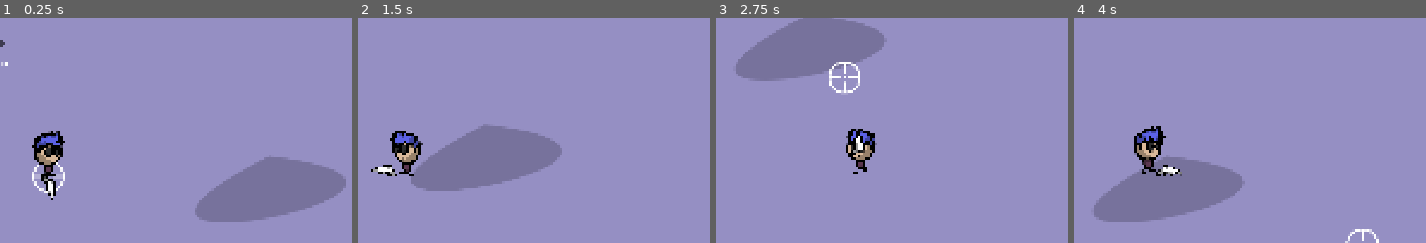
Above: before the commit, frames 1-4 (left to right).
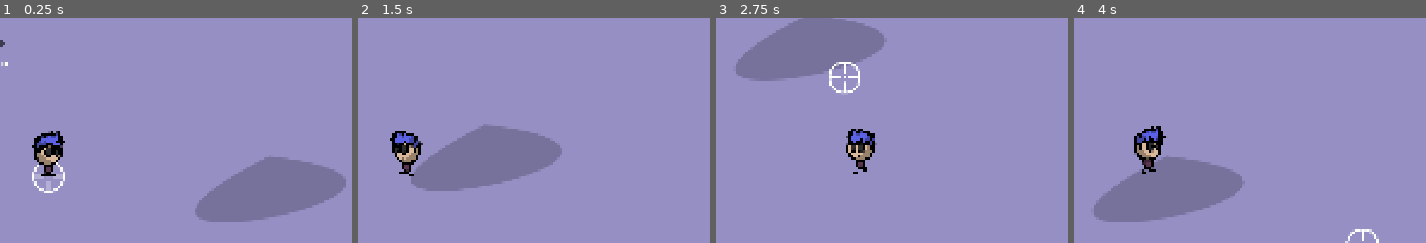
Above: after the commit, the same moments.

Repository: LHO-Developments/Godot-Projects
Game: Godot game, scene res://scenes/game/game.tscn
Two runs of this game, one before a commit and one after it. Both use one fixed random seed, a clock stepped at 60 frames per second and the inputs below.
Inputs (mouse positions are % of the whole screen's width and height, from its top left):
- Up to frame 1 (0.25 s): no input
- Up to frame 2 (1.5 s): move the mouse to (82, 45) at 0.52 s; press the mouse at (82, 45) at 0.53 s; hold D (move_right) 0.53-1.28 s; move the mouse to (34, 55) at 1.27 s; release the mouse at (34, 55) at 1.28 s; hold S (move_down) from 1.28 s (still down); tap E (interact) at 1.35 s
- Up to frame 3 (2.75 s): click (34, 55) at 1.55 s; move the mouse to (68, 28) at 2.02 s; release S (move_down) at 2.03 s; press the mouse at (68, 28) at 2.03 s; hold D (move_right) from 2.03 s (still down)
- Up to frame 4 (4 s): move the mouse to (51, 70) at 2.77 s; release D (move_right) at 2.78 s; release the mouse at (51, 70) at 2.78 s; hold W (move_up) 2.78-3.53 s; click (51, 70) at 2.85 s; move the mouse to (91, 65) at 3.52 s; hold A (move_left) from 3.53 s (still down); hold E (interact) from 3.53 s (still down); click (91, 65) at 3.8 s
The pictures show only the part of the screen within x 50-100%, y 15-65%; the shares and areas given below are measured in that part.

The runs differ from the first frame. In frame 1, 0.2% of the frame differs, in the area x 11-16%, y 70-81%; in frame 2, 0.2%; in frame 3, 0.2%; in frame 4, 0.2%.

Commit message:
add shoot feature

Diff:
--- a/Top Down Survivor/top-down-survivor/data/weapon_m4_1.tres
+++ b/Top Down Survivor/top-down-survivor/data/weapon_m4_1.tres
@@ -1,5 +1,6 @@
-[gd_resource type="Resource" script_class="WeaponData" load_steps=3 format=3 uid="uid://dychfxkihrva"]
+[gd_resource type="Resource" script_class="WeaponData" load_steps=4 format=3 uid="uid://dychfxkihrva"]
 
+[ext_resource type="PackedScene" uid="uid://wdow57ixdt5f" path="res://scenes/bullet/single_bullet.tscn" id="1_8hn2s"]
 [ext_resource type="Texture2D" uid="uid://qlmyauce5r36" path="res://Topdown Assets/Sprites/Weapons/weapon_2_m4.png" id="1_c7hvh"]
 [ext_resource type="Script" uid="uid://ckkij3n47xh61" path="res://data/weapon_data.gd" id="1_j46gx"]
 
@@ -10,4 +11,5 @@
 buy_price = 25
 damage = 1.2
 delay_btw_shots = 0.2
+bullet_scene = ExtResource("1_8hn2s")
 metadata/_custom_type_script = "uid://ckkij3n47xh61"
--- a/Top Down Survivor/top-down-survivor/data/weapon_m4_2.tres
+++ b/Top Down Survivor/top-down-survivor/data/weapon_m4_2.tres
@@ -1,6 +1,7 @@
-[gd_resource type="Resource" script_class="WeaponData" load_steps=3 format=3 uid="uid://bgfx0jy6es6ae"]
+[gd_resource type="Resource" script_class="WeaponData" load_steps=4 format=3 uid="uid://bgfx0jy6es6ae"]
 
 [ext_resource type="Script" uid="uid://ckkij3n47xh61" path="res://data/weapon_data.gd" id="1_c6hbj"]
+[ext_resource type="PackedScene" uid="uid://wdow57ixdt5f" path="res://scenes/bullet/single_bullet.tscn" id="1_qg7e0"]
 [ext_resource type="Texture2D" uid="uid://qlmyauce5r36" path="res://Topdown Assets/Sprites/Weapons/weapon_2_m4.png" id="1_v17ae"]
 
 [resource]
@@ -10,4 +11,5 @@
 buy_price = 30
 damage = 1.5
 delay_btw_shots = 0.15
+bullet_scene = ExtResource("1_qg7e0")
 metadata/_custom_type_script = "uid://ckkij3n47xh61"
--- a/Top Down Survivor/top-down-survivor/data/weapon_pistol_1.tres
+++ b/Top Down Survivor/top-down-survivor/data/weapon_pistol_1.tres
@@ -1,5 +1,6 @@
-[gd_resource type="Resource" script_class="WeaponData" load_steps=3 format=3 uid="uid://ctoxymccg7pyx"]
+[gd_resource type="Resource" script_class="WeaponData" load_steps=4 format=3 uid="uid://ctoxymccg7pyx"]
 
+[ext_resource type="PackedScene" uid="uid://wdow57ixdt5f" path="res://scenes/bullet/single_bullet.tscn" id="1_5sb2r"]
 [ext_resource type="Texture2D" uid="uid://k1o2nroluihr" path="res://Topdown Assets/Sprites/Weapons/weapon_1_pistol.png" id="1_7tnj7"]
 [ext_resource type="Script" uid="uid://ckkij3n47xh61" path="res://data/weapon_data.gd" id="1_gnkpc"]
 
@@ -10,4 +11,5 @@
 buy_price = 0
 damage = 0.5
 delay_btw_shots = 0.3
+bullet_scene = ExtResource("1_5sb2r")
 metadata/_custom_type_script = "uid://ckkij3n47xh61"
--- a/Top Down Survivor/top-down-survivor/data/weapon_pistol_2.tres
+++ b/Top Down Survivor/top-down-survivor/data/weapon_pistol_2.tres
@@ -1,5 +1,6 @@
-[gd_resource type="Resource" script_class="WeaponData" load_steps=3 format=3 uid="uid://cuqpdo2ih8w1p"]
+[gd_resource type="Resource" script_class="WeaponData" load_steps=4 format=3 uid="uid://cuqpdo2ih8w1p"]
 
+[ext_resource type="PackedScene" uid="uid://wdow57ixdt5f" path="res://scenes/bullet/single_bullet.tscn" id="1_0gtlf"]
 [ext_resource type="Texture2D" uid="uid://k1o2nroluihr" path="res://Topdown Assets/Sprites/Weapons/weapon_1_pistol.png" id="1_72518"]
 [ext_resource type="Script" uid="uid://ckkij3n47xh61" path="res://data/weapon_data.gd" id="1_md00n"]
 
@@ -10,4 +11,5 @@
 buy_price = 15
 damage = 1.0
 delay_btw_shots = 0.25
+bullet_scene = ExtResource("1_0gtlf")
 metadata/_custom_type_script = "uid://ckkij3n47xh61"
--- /dev/null
+++ b/Top Down Survivor/top-down-survivor/scenes/bullet/bullet.gd
@@ -0,0 +1,21 @@
+extends Node2D
+class_name Bullet;
+
+@export var speed := 1000.0;
+
+var move_direction: Vector2;
+var damage: float;
+
+func _process(delta: float) -> void:
+	if move_direction == Vector2.ZERO:
+		return;
+
+	position += move_direction * speed * delta;
+
+
+func _on_area_2d_body_entered(body: Node2D) -> void:
+	queue_free();
+
+
+func _on_visible_on_screen_notifier_2d_screen_exited() -> void:
+	queue_free();
--- /dev/null
+++ b/Top Down Survivor/top-down-survivor/scenes/bullet/single_bullet.tscn
@@ -0,0 +1,33 @@
+[gd_scene load_steps=5 format=3 uid="uid://wdow57ixdt5f"]
+
+[ext_resource type="Script" uid="uid://d4crlbcmutrcu" path="res://scenes/bullet/bullet.gd" id="1_8vic8"]
+[ext_resource type="Texture2D" uid="uid://b6irhpunowl8a" path="res://Topdown Assets/Sprites/Extras/bullet.png" id="2_2y8uk"]
+[ext_resource type="Texture2D" uid="uid://b0d6xe0sreis5" path="res://Topdown Assets/Sprites/Shadow.png" id="3_vq1w5"]
+
+[sub_resource type="CircleShape2D" id="CircleShape2D_vq1w5"]
+radius = 529.273
+
+[node name="SingleBullet" type="Node2D"]
+script = ExtResource("1_8vic8")
+
+[node name="Area2D" type="Area2D" parent="."]
+scale = Vector2(0.07, 0.07)
+collision_layer = 0
+collision_mask = 3
+
+[node name="Sprite2D" type="Sprite2D" parent="Area2D"]
+texture = ExtResource("2_2y8uk")
+
+[node name="CollisionShape2D" type="CollisionShape2D" parent="Area2D"]
+shape = SubResource("CircleShape2D_vq1w5")
+
+[node name="Shadow" type="Sprite2D" parent="."]
+modulate = Color(1, 1, 1, 0.588235)
+position = Vector2(0, 125)
+scale = Vector2(0.15, 0.15)
+texture = ExtResource("3_vq1w5")
+
+[node name="VisibleOnScreenNotifier2D" type="VisibleOnScreenNotifier2D" parent="."]
+
+[connection signal="body_entered" from="Area2D" to="." method="_on_area_2d_body_entered"]
+[connection signal="screen_exited" from="VisibleOnScreenNotifier2D" to="." method="_on_visible_on_screen_notifier_2d_screen_exited"]
--- a/Top Down Survivor/top-down-survivor/scenes/player/player.tscn
+++ b/Top Down Survivor/top-down-survivor/scenes/player/player.tscn
@@ -144,6 +144,7 @@
 texture = ExtResource("25_007i1")
 
 [node name="Weapon" type="Node2D" parent="."]
+visible = false
 position = Vector2(0, -168)
 script = ExtResource("27_28m0y")
 
--- a/Top Down Survivor/top-down-survivor/scenes/player/weapon.gd
+++ b/Top Down Survivor/top-down-survivor/scenes/player/weapon.gd
@@ -7,6 +7,14 @@
 var equipped_weapon: WeaponData;
 var delay_btw_shots: float;
 
+func _process(delta: float) -> void:
+	delay_btw_shots -= delta;
+	if delay_btw_shots <= 0:
+		if not equipped_weapon: return
+		if Input.is_action_pressed("shoot"):
+			shoot_weapon();
+			delay_btw_shots = equipped_weapon.delay_btw_shots;
+
 func setup(weapon_data: WeaponData) -> void:
 	equipped_weapon = weapon_data;
 	weapon_sprite.texture = weapon_data.gun_sprite;
@@ -14,6 +22,12 @@
 	delay_btw_shots = weapon_data.delay_btw_shots;
 
 
+func shoot_weapon() -> void:
+	var bullet: Bullet = equipped_weapon.bullet_scene.instantiate();
+	bullet.global_position = fire_pos.global_position;
+	bullet.damage = equipped_weapon.damage;
+	bullet.move_direction = (get_global_mouse_position() - global_position).normalized();
+	get_tree().root.add_child(bullet);
 
 func rotate_weapon(value: bool) -> void:
 	if value:
--- a/Top Down Survivor/top-down-survivor/scenes/weapons/weapon_pickup.tscn
+++ b/Top Down Survivor/top-down-survivor/scenes/weapons/weapon_pickup.tscn
@@ -9,6 +9,45 @@
 
 [sub_resource type="RectangleShape2D" id="RectangleShape2D_it1hs"]
 size = Vector2(348.572, 625.714)
+
+[sub_resource type="Animation" id="Animation_rtx7t"]
+length = 0.001
+tracks/0/type = "value"
+tracks/0/imported = false
+tracks/0/enabled = true
+tracks/0/path = NodePath("WeaponSpriite:position")
+tracks/0/interp = 1
+tracks/0/loop_wrap = true
+tracks/0/keys = {
+"times": PackedFloat32Array(0),
+"transitions": PackedFloat32Array(1),
+"update": 0,
+"values": [Vector2(0, 0)]
+}
+tracks/1/type = "value"
+tracks/1/imported = false
+tracks/1/enabled = true
+tracks/1/path = NodePath("WeaponSpriite:scale")
+tracks/1/interp = 1
+tracks/1/loop_wrap = true
+tracks/1/keys = {
+"times": PackedFloat32Array(0),
+"transitions": PackedFloat32Array(1),
+"update": 0,
+"values": [Vector2(1, 1)]
+}
+tracks/2/type = "value"
+tracks/2/imported = false
+tracks/2/enabled = true
+tracks/2/path = NodePath("shadow:scale")
+tracks/2/interp = 1
+tracks/2/loop_wrap = true
+tracks/2/keys = {
+"times": PackedFloat32Array(0),
+"transitions": PackedFloat32Array(1),
+"update": 0,
+"values": [Vector2(1, 1)]
+}
 
 [sub_resource type="Animation" id="Animation_rawis"]
 resource_name = "idle"
@@ -50,45 +89,6 @@
 "transitions": PackedFloat32Array(1, 1, 1),
 "update": 0,
 "values": [Vector2(1, 1), Vector2(0.4, 0.4), Vector2(1, 1)]
-}
-
-[sub_resource type="Animation" id="Animation_rtx7t"]
-length = 0.001
-tracks/0/type = "value"
-tracks/0/imported = false
-tracks/0/enabled = true
-tracks/0/path = NodePath("WeaponSpriite:position")
-tracks/0/interp = 1
-tracks/0/loop_wrap = true
-tracks/0/keys = {
-"times": PackedFloat32Array(0),
-"transitions": PackedFloat32Array(1),
-"update": 0,
-"values": [Vector2(0, 0)]
-}
-tracks/1/type = "value"
-tracks/1/imported = false
-tracks/1/enabled = true
-tracks/1/path = NodePath("WeaponSpriite:scale")
-tracks/1/interp = 1
-tracks/1/loop_wrap = true
-tracks/1/keys = {
-"times": PackedFloat32Array(0),
-"transitions": PackedFloat32Array(1),
-"update": 0,
-"values": [Vector2(1, 1)]
-}
-tracks/2/type = "value"
-tracks/2/imported = false
-tracks/2/enabled = true
-tracks/2/path = NodePath("shadow:scale")
-tracks/2/interp = 1
-tracks/2/loop_wrap = true
-tracks/2/keys = {
-"times": PackedFloat32Array(0),
-"transitions": PackedFloat32Array(1),
-"update": 0,
-"values": [Vector2(1, 1)]
 }
 
 [sub_resource type="AnimationLibrary" id="AnimationLibrary_fcss5"]
Not shown, added: Top Down Survivor/top-down-survivor/scenes/bullet/bullet.gd.uid
